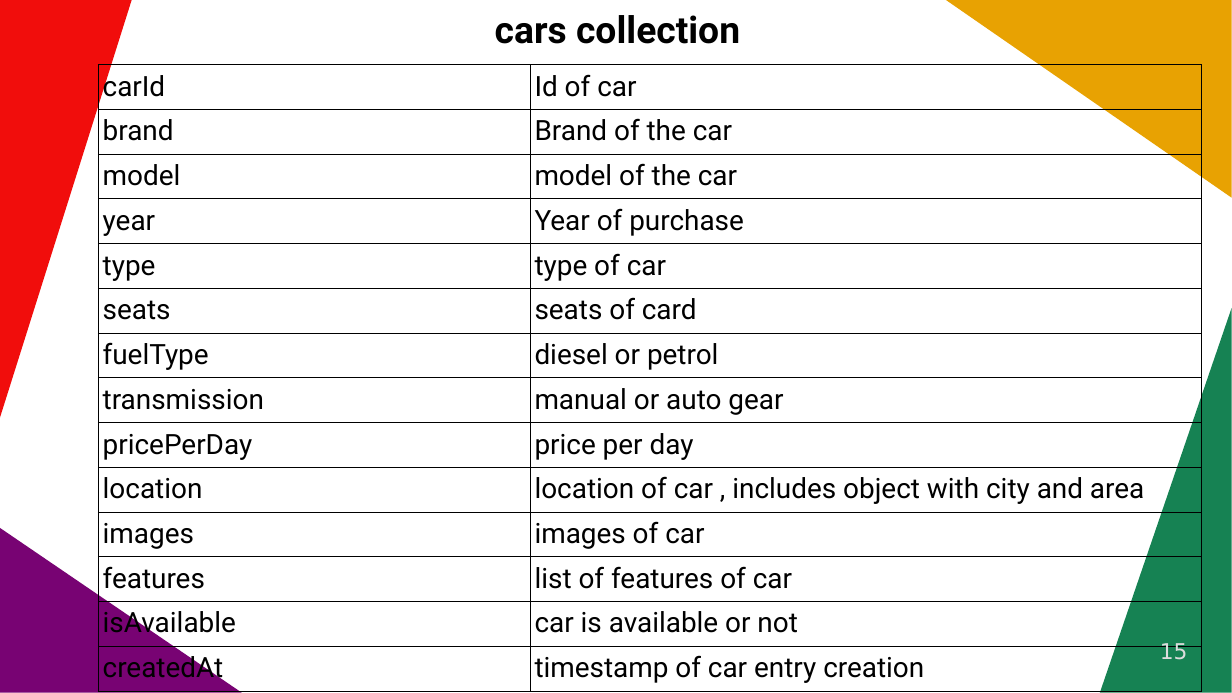
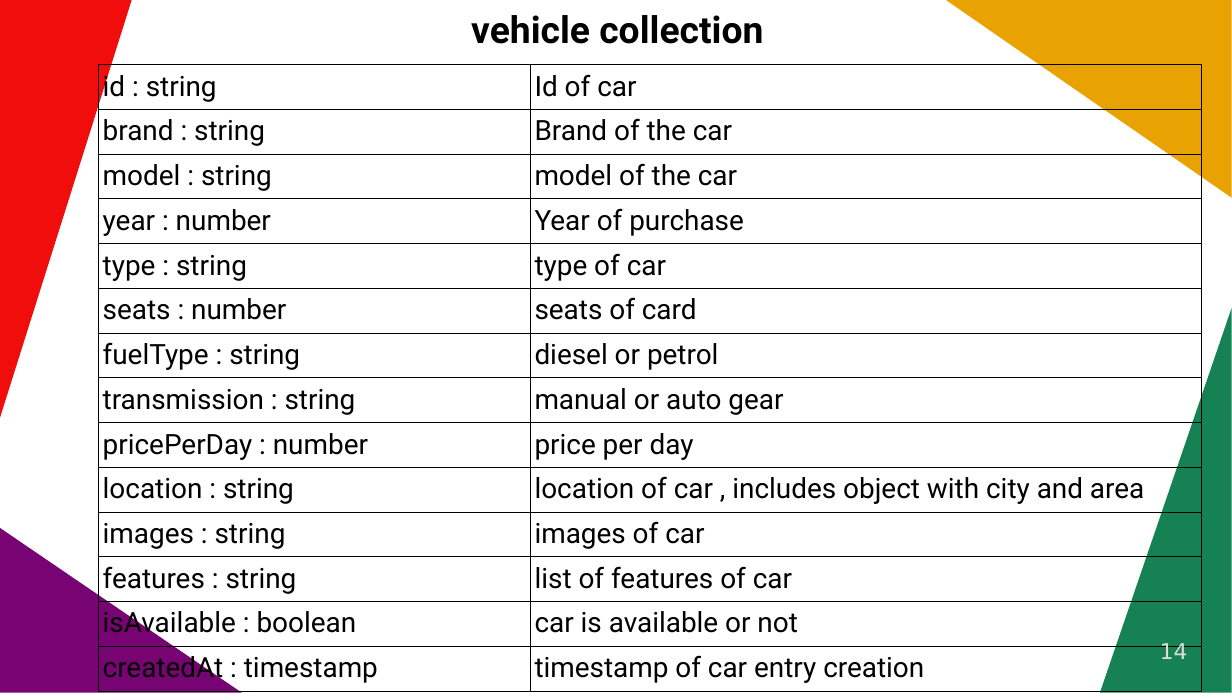
Before and after one commit to fahad-cpp/UrbanRide, a slide deck: slide 14 of ppt/Reporting2.pptx (slide 15 before the commit). Drawn at 1232x693 pixels with LibreOffice and Linux fonts; fonts in the diff are those of the drawing. Boxes give left, top, right and bottom in pixels: in the first picture for what was removed or moved away, otherwise in the second. Text is boxed around its words. In the diff, an @@ line names an element or a change of style, - is before the commit and + after.

```diff
--- a/ppt/Reporting2.pptx
+++ b/ppt/Reporting2.pptx
@@ title at (x1=471, y1=15, x2=763, y2=44): text changed @@
-cars collection
+vehicle collection
@@ table at (x1=98, y1=65, x2=1202, y2=692) @@
-row 1, column 1: carId
+row 1, column 1: id : string
-row 2, column 1: brand
+row 2, column 1: brand : string
-row 3, column 1: model
+row 3, column 1: model : string
-row 4, column 1: year
+row 4, column 1: year : number
-row 5, column 1: type
+row 5, column 1: type : string
-row 6, column 1: seats
+row 6, column 1: seats : number
-row 7, column 1: fuelType
+row 7, column 1: fuelType : string
-row 8, column 1: transmission
+row 8, column 1: transmission : string
-row 9, column 1: pricePerDay
+row 9, column 1: pricePerDay : number
-row 10, column 1: location
+row 10, column 1: location : string
-row 11, column 1: images
+row 11, column 1: images : string
-row 12, column 1: features
+row 12, column 1: features : string
-row 13, column 1: isAvailable
+row 13, column 1: isAvailable : boolean
-row 14, column 1: createdAt
+row 14, column 1: createdAt : timestamp
@@ page number at (x1=1160, y1=643, x2=1188, y2=659): text changed @@
-15
+14
```
Also in this commit, not shown: 3 other slides changed, 1 slide removed, 6 other files.
